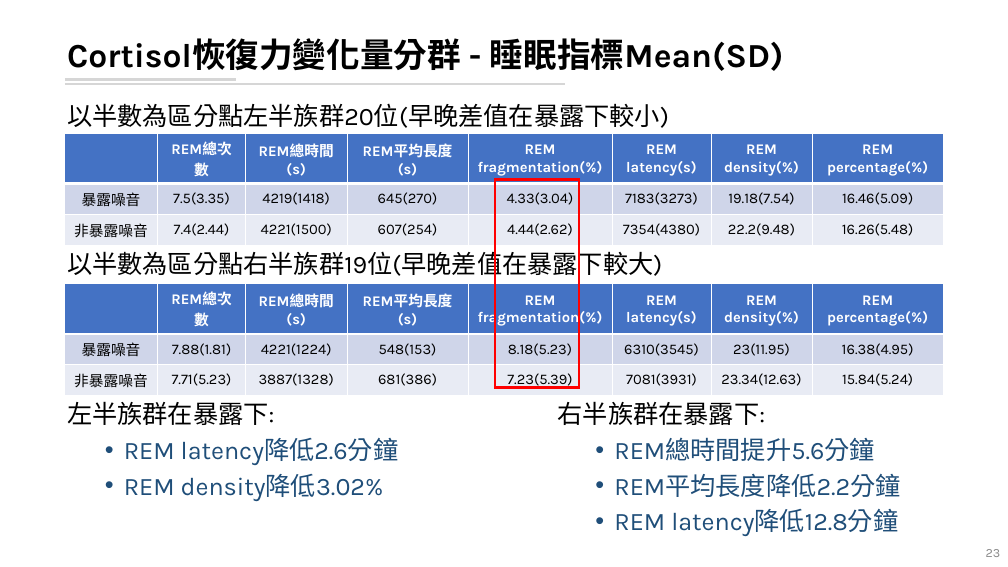
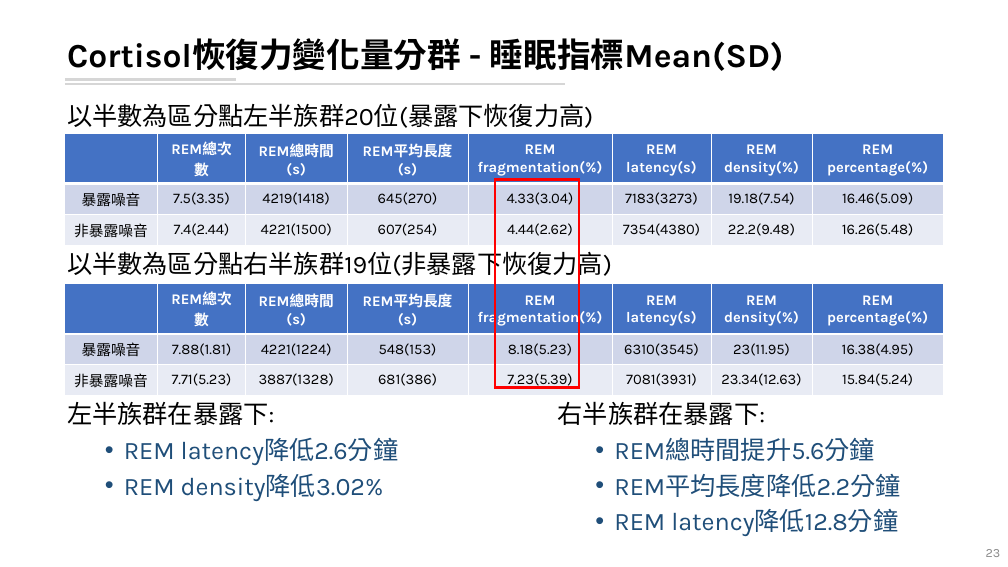
Before and after one commit to leooel97895750/REM_DataMining, a slide deck: slide 23 of 20210804_REM分析.pptx. Drawn at 1008x567 pixels with LibreOffice and Linux fonts; fonts in the diff are those of the drawing. Boxes give left, top, right and bottom in pixels: in the first picture for what was removed or moved away, otherwise in the second. Text is boxed around its words. In the diff, an @@ line names an element or a change of style, - is before the commit and + after.

```diff
--- a/20210804_REM分析.pptx
+++ b/20210804_REM分析.pptx
@@ text at (x1=67, y1=103, x2=593, y2=128): text changed @@
-以半數為區分點左半族群20位(早晚差值在暴露下較小)
+以半數為區分點左半族群20位(暴露下恢復力高)
@@ text at (x1=67, y1=248, x2=612, y2=281): text changed @@
-以半數為區分點右半族群19位(早晚差值在暴露下較大)
+以半數為區分點右半族群19位(非暴露下恢復力高)
```
Also in this commit, not shown: 9 other slides changed, 13 other files.
